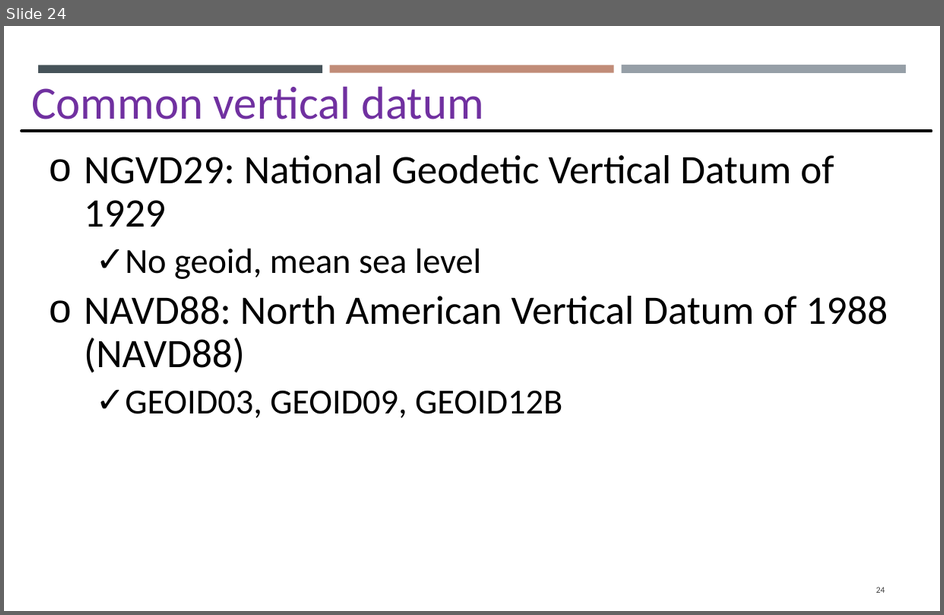
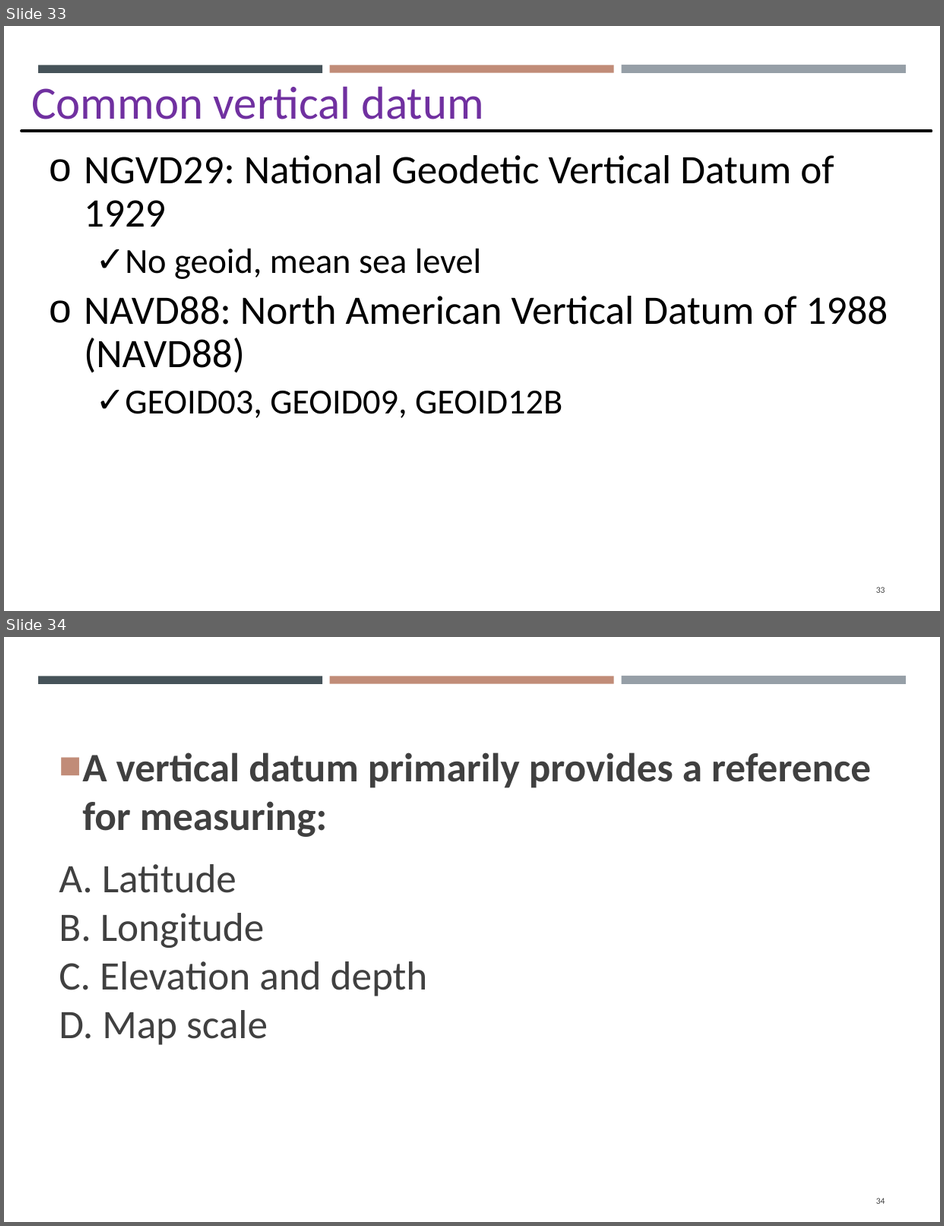
Before and after one commit to gisynw/GIS_I, a slide deck: docs/Lectures/Week03/Week03_GEOG2475_Datum_Tuesday.pptx. Shown one above the other, each under a label of ours: slide 24 before the commit, slides 33 and 34 after it. The pictures are 944x615 and 944x1226 pixels, drawn with LibreOffice and Linux fonts; fonts in the diff are those of the drawing. Boxes give left, top, right and bottom in pixels: in the first picture for what was removed or moved away, otherwise in the second. Text is boxed around its words. In the diff, an @@ line names an element or a change of style, - is before the commit and + after.

```diff
--- a/docs/Lectures/Week03/Week03_GEOG2475_Datum_Tuesday.pptx
+++ b/docs/Lectures/Week03/Week03_GEOG2475_Datum_Tuesday.pptx
@@ slide 34 added at box(4, 637, 940, 1222), background #FFFFFF; not listed: 3 template elements that a slide beside it also shows @@
@@ text added at box(59, 753, 871, 1045), 28 pt, text #404040, bold @@
+■ A vertical datum primarily provides a reference for measuring:
+A. Latitude
+B. Longitude
+C. Elevation and depth
+D. Map scale
@@ page number added at box(876, 1198, 886, 1204), 6.1 pt, text #404040 @@
+34
@@ what was slide 24 is now slide 33 @@
@@ page number at box(876, 587, 886, 593): text changed @@
-24
+33
```
Also in this commit, not shown: 6 slides changed, 11 other slides added, 5 other files.
